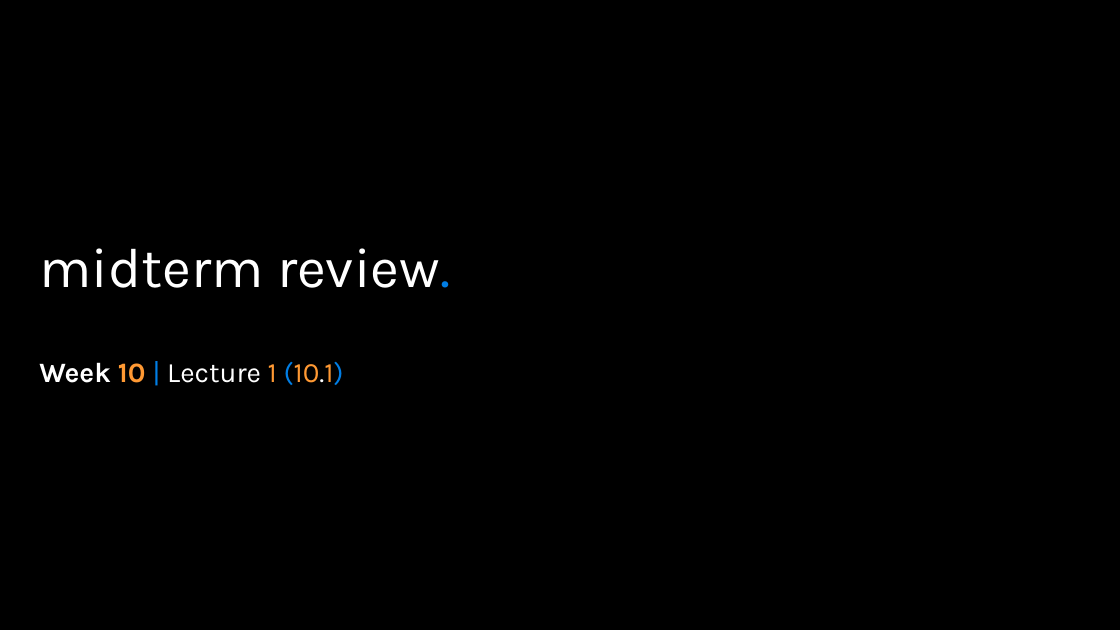
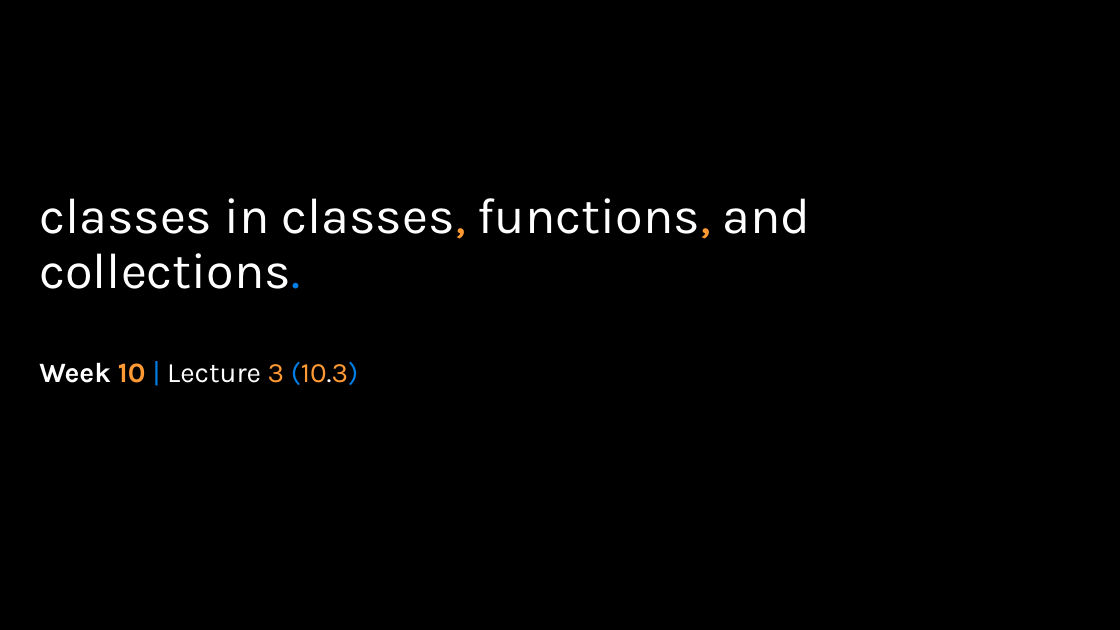
Before and after one commit to APS106/APS106-winter-2022-material, a slide deck: slide 1 of lectures/week10/lecture3/slides/week10_lecture3.pptx. Drawn at 1120x630 pixels with LibreOffice and Linux fonts; fonts in the diff are those of the drawing; background and template pictures are left out. Boxes give left, top, right and bottom in pixels: in the first picture for what was removed or moved away, otherwise in the second. Text is boxed around its words. In the diff, an @@ line names an element or a change of style, - is before the commit and + after.

Commit message:
- week 10 lecture 2 and 3.

```diff
--- a/lectures/week10/lecture3/slides/week10_lecture3.pptx
+++ b/lectures/week10/lecture3/slides/week10_lecture3.pptx
@@ title at box(39, 198, 811, 289): text changed; size 48 to 43.2 pt @@
-midterm review.
+classes in classes, functions, and collections.
@@ subtitle at box(39, 362, 358, 385): text changed @@
-Week 10 | Lecture 1 (10.1)
+Week 10 | Lecture 3 (10.3)
```
Also in this commit, not shown: 2 other slides changed, 22 slides added, 4 other files.
